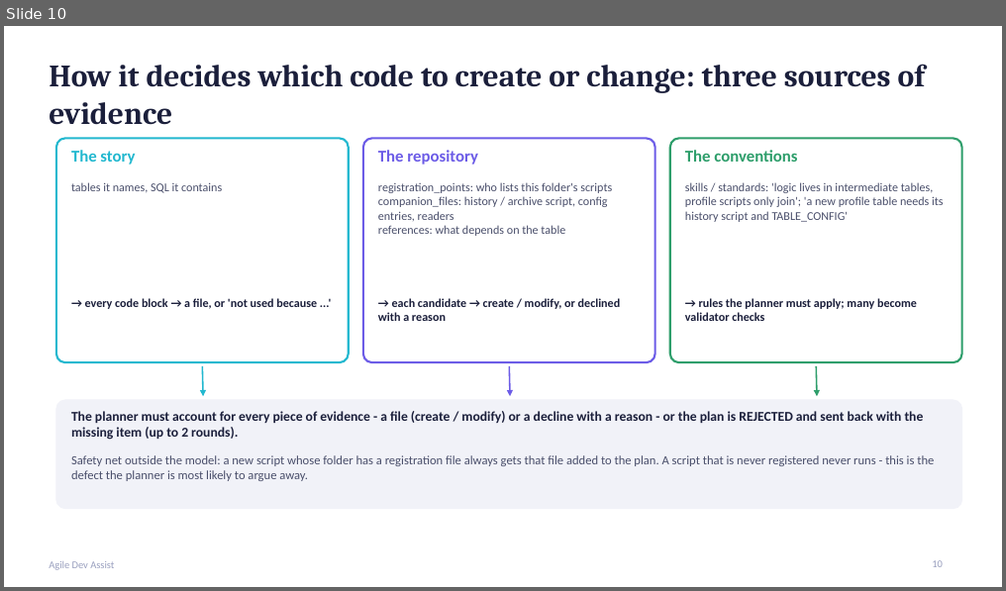
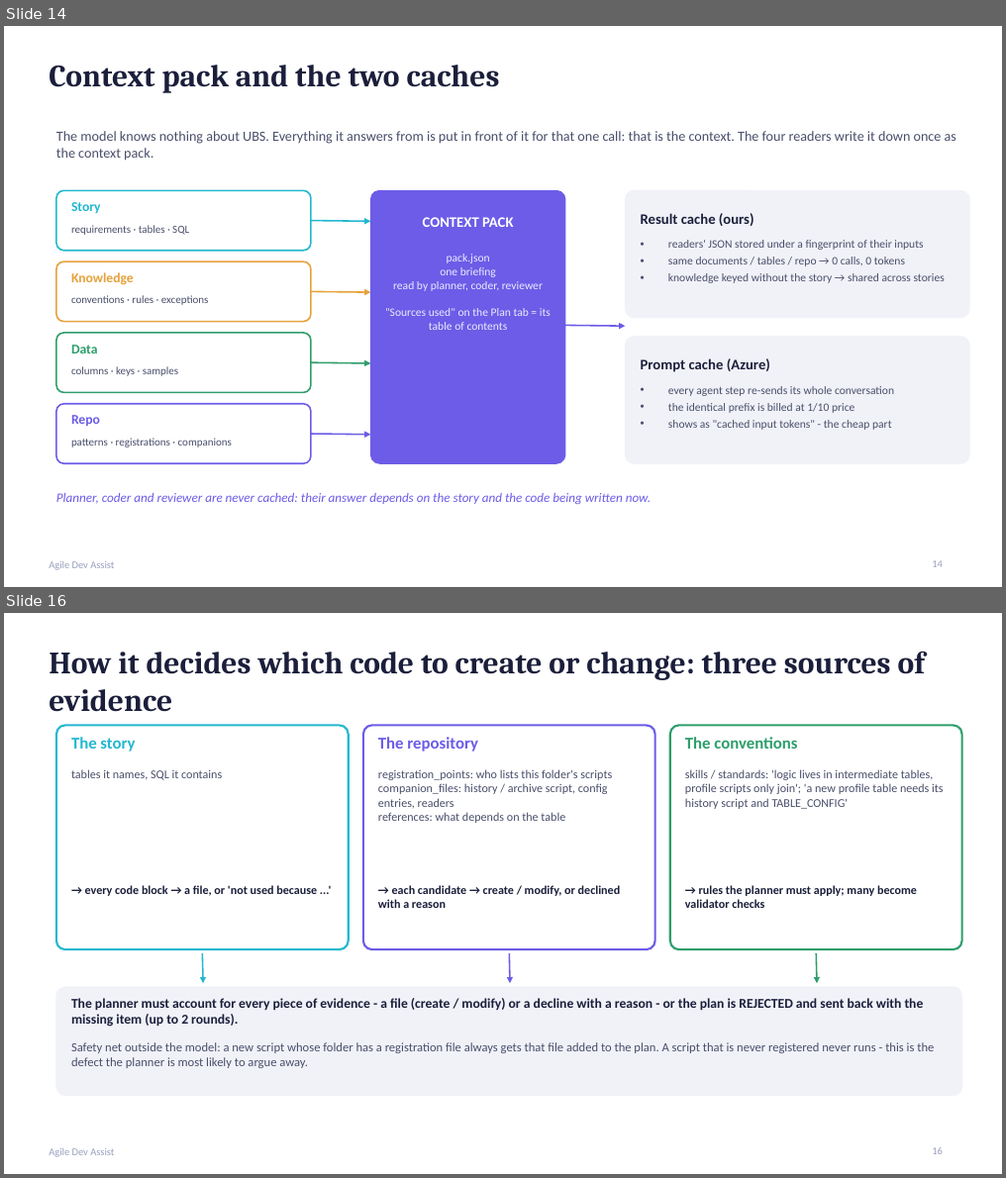
Before and after one commit to shahpratik48/Python, a slide deck: Agile_Dev_Assist_Presentation.pptx. Shown one above the other, each under a label of ours: slide 10 before the commit, slides 14 and 16 after it; the slides between them are not shown. The pictures are 1006x591 and 1006x1178 pixels, drawn with LibreOffice and Linux fonts; fonts in the diff are those of the drawing. Boxes give left, top, right and bottom in pixels: in the first picture for what was removed or moved away, otherwise in the second. Text is boxed around its words. In the diff, an @@ line names an element or a change of style, - is before the commit and + after.

```diff
--- a/Agile_Dev_Assist_Presentation.pptx
+++ b/Agile_Dev_Assist_Presentation.pptx
@@ slide 14 added at box(4, 26, 1002, 587), background #FFFFFF; not listed: 1 template element that a slide beside it also shows @@
@@ title added at box(49, 65, 500, 93), 30 pt, text #1B1F3B, bold @@
+Context pack and the two caches
@@ text added at box(56, 131, 956, 161), 13.5 pt, text #4A4F6B @@
+The model knows nothing about UBS. Everything it answers from is put in front of it for that one call: that is the context. The four readers write it down once as the context pack.
@@ rounded rectangle added at box(56, 190, 311, 251), fill #FFFFFF, outline #22B8CF 1.5 pt @@
@@ text added at box(71, 202, 101, 213), 13 pt, text #22B8CF, bold @@
+Story
@@ rounded rectangle added at box(371, 190, 565, 464), fill #6C5CE7, outline #6C5CE7 1 pt @@
@@ rounded rectangle added at box(626, 190, 969, 318), fill #F1F2F8, outline #F1F2F8 1 pt @@
@@ text added at box(71, 225, 189, 235), 10.5 pt, text #4A4F6B @@
+requirements · tables · SQL
@@ arrow added from (311, 221) to (371, 221), #22B8CF 1.5 pt @@
@@ text added at box(423, 217, 513, 227), 14 pt, text #FFFFFF, bold @@
+CONTEXT PACK
@@ text added at box(641, 213, 754, 226), 14 pt, text #1B1F3B, bold @@
+Result cache (ours)
@@ rounded rectangle added at box(56, 262, 311, 322), fill #FFFFFF, outline #E6A23C 1.5 pt @@
@@ text added at box(385, 254, 550, 330), 11 pt, text #ECEAFF @@
+pack.json
+one briefing
+read by planner, coder, reviewer
+"Sources used" on the Plan tab = its table of contents
@@ text added at box(668, 240, 944, 283), 11 pt, text #4A4F6B @@
+• readers' JSON stored under a fingerprint of their inputs
+• same documents / tables / repo → 0 calls, 0 tokens
+• knowledge keyed without the story → shared across stories
@@ text added at box(71, 273, 134, 285), 13 pt, text #E6A23C, bold @@
+Knowledge
@@ arrow added from (311, 291) to (371, 292), #E6A23C 1.5 pt @@
@@ text added at box(71, 295, 208, 305), 10.5 pt, text #4A4F6B @@
+conventions · rules · exceptions
@@ rounded rectangle added at box(56, 333, 311, 393), fill #FFFFFF, outline #2E9E6B 1.5 pt @@
@@ text added at box(71, 345, 97, 354), 13 pt, text #2E9E6B, bold @@
+Data
@@ arrow added from (565, 325) to (626, 326), #6C5CE7 1.5 pt @@
@@ rounded rectangle added at box(626, 337, 969, 464), fill #F1F2F8, outline #F1F2F8 1 pt @@
@@ text added at box(71, 367, 178, 376), 10.5 pt, text #4A4F6B @@
+columns · keys · samples
@@ arrow added from (311, 363) to (371, 364), #2E9E6B 1.5 pt @@
@@ text added at box(641, 359, 770, 372), 14 pt, text #1B1F3B, bold @@
+Prompt cache (Azure)
@@ rounded rectangle added at box(56, 404, 311, 464), fill #FFFFFF, outline #6C5CE7 1.5 pt @@
@@ text added at box(668, 386, 894, 430), 11 pt, text #4A4F6B @@
+• every agent step re-sends its whole conversation
+• the identical prefix is billed at 1/10 price
+• shows as "cached input tokens" - the cheap part
@@ text added at box(71, 415, 100, 426), 13 pt, text #6C5CE7, bold @@
+Repo
@@ text added at box(71, 438, 232, 448), 10.5 pt, text #4A4F6B @@
+patterns · registrations · companions
@@ arrow added from (311, 434) to (371, 435), #6C5CE7 1.5 pt @@
@@ text added at box(56, 493, 650, 504), 12.5 pt, text #6C5CE7, italic @@
+Planner, coder and reviewer are never cached: their answer depends on the story and the code being written now.
@@ page number added at box(932, 561, 943, 568), 10 pt, text #9AA0BF @@
+14
@@ what was slide 10 is now slide 16 @@
```
Also in this commit, not shown: 6 other slides added, 4 other files.
